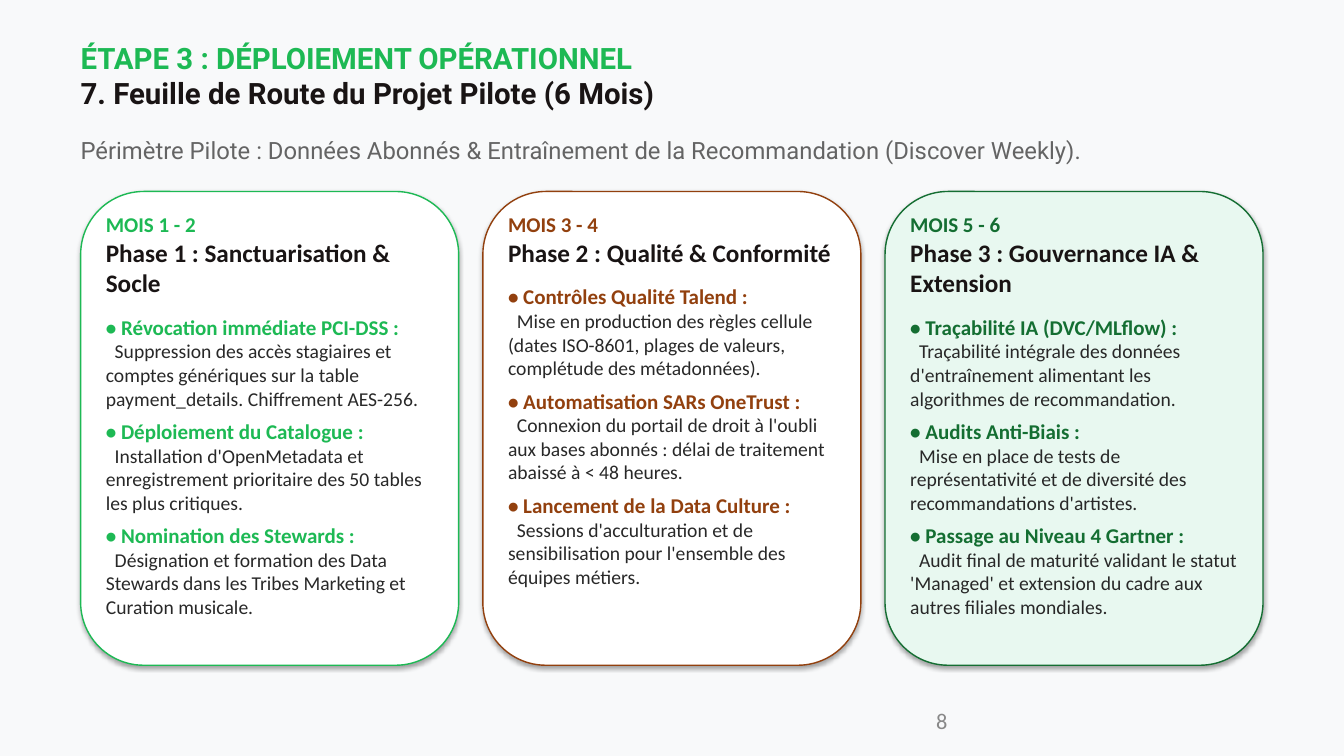
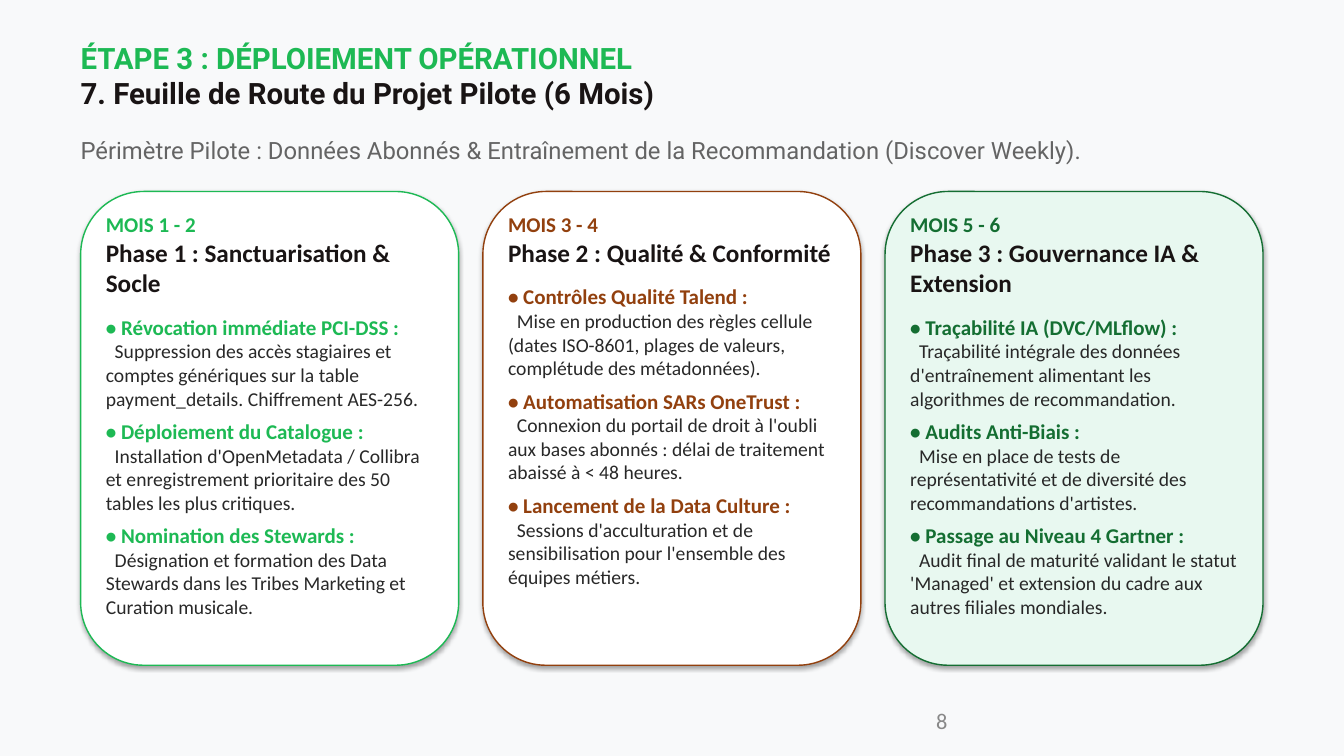
Before and after one commit to Elkristobal59/CERTIFICATION_AIA, a slide deck: slide 8 of 01_BLOC_1_GOUVERNANCE_SPOTIFY/LIVRABLES/04_Presentation_Executive_Gouvernance_Spotify.pptx. Drawn at 1344x756 pixels with LibreOffice and Linux fonts; fonts in the diff are those of the drawing. Boxes give left, top, right and bottom in pixels: in the first picture for what was removed or moved away, otherwise in the second. Text is boxed around its words. In the diff, an @@ line names an element or a change of style, - is before the commit and + after.

```diff
--- a/01_BLOC_1_GOUVERNANCE_SPOTIFY/LIVRABLES/04_Presentation_Executive_Gouvernance_Spotify.pptx
+++ b/01_BLOC_1_GOUVERNANCE_SPOTIFY/LIVRABLES/04_Presentation_Executive_Gouvernance_Spotify.pptx
@@ text at box(106, 449, 419, 513): text changed @@
-Installation d'OpenMetadata et enregistrement prioritaire des 50 tables les plus critiques.
+Installation d'OpenMetadata / Collibra et enregistrement prioritaire des 50 tables les plus critiques.
```
Also in this commit, not shown: 5 other slides changed, 22 other files.
